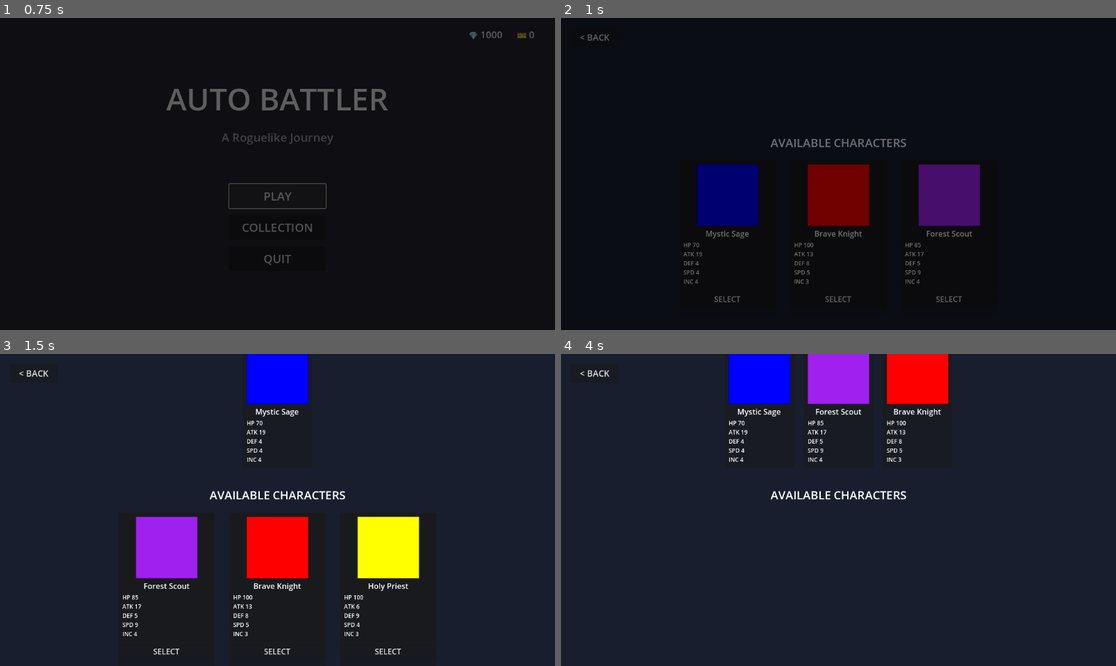
Above: before the commit, frames 1-4 (two rows, left to right).
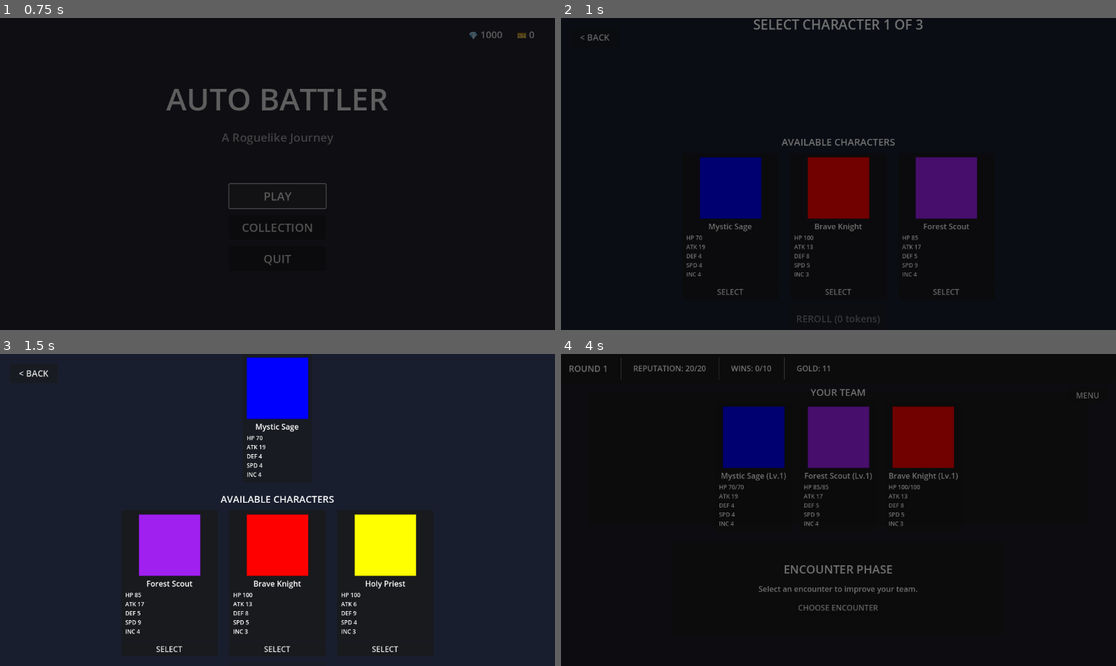
Above: after the commit, the same moments.

Repository: glenncj3/six-strong
Game: Godot game, scene res://scenes/main.tscn
Same seed, same stepped clock (60 frames per second), same inputs: the game is played once before the commit and once after it.
Inputs (mouse positions are in pixels of both pictures, inside the frame that each line leads up to):
- Up to frame 1 (0.75 s): click "PLAY" at 0.5 s
- Up to frame 2 (1 s): no input
- Up to frame 3 (1.5 s): click "SELECT" at 1.25 s
- Up to frame 4 (4 s): click "SELECT" at 2 s; click "SELECT" at 2.75 s; click (838, 650) at 3.5 s, where only the run after the commit has a clickable "START RUN"

Frame 1 is identical in both runs. In frame 2, 4.1% of the frame differs, in the area x 22-76%, y 0-98%; in frame 3, 4.0%; in frame 4, 97%, in the area x 0-100%, y 0-100%.

Commit message:
phase 4 post-debug

Diff:
--- a/auto-battle-journey/autoloads/run_manager.gd
+++ b/auto-battle-journey/autoloads/run_manager.gd
@@ -281,3 +281,48 @@
 func did_player_win() -> bool:
 	"""Check if player won (only valid if is_run_over() is true)."""
 	return wins >= GameConstants.WINS_FOR_VICTORY
+
+
+# =============================================================================
+# UTILITY METHODS
+# =============================================================================
+
+func get_phase_name() -> String:
+	"""Get current phase name for display."""
+	# Even rounds = encounter, odd rounds = combat
+	# Round 0 starts with encounter
+	var phase_index = current_round % 2
+	if phase_index == 0:
+		return "encounter"
+	else:
+		return "combat"
+
+
+func get_team_summary() -> Dictionary:
+	"""Get summary stats for the team."""
+	var summary = {
+		"total_health": 0,
+		"max_health": 0,
+		"average_level": 0.0,
+		"total_attack": 0
+	}
+
+	if team.is_empty():
+		return summary
+
+	for char_instance in team:
+		summary["total_health"] += char_instance.current_health
+		summary["max_health"] += char_instance.max_health
+		summary["average_level"] += char_instance.level
+		summary["total_attack"] += char_instance.basic_attack_damage
+
+	summary["average_level"] /= team.size()
+
+	return summary
+
+
+func get_character_by_index(index: int) -> CharacterInstance:
+	"""Get a team member by index (0-2)."""
+	if index >= 0 and index < team.size():
+		return team[index]
+	return null
--- a/auto-battle-journey/autoloads/scene_manager.gd
+++ b/auto-battle-journey/autoloads/scene_manager.gd
@@ -13,8 +13,8 @@
 	"collection": "res://scenes/ui/collection.tscn",
 	"character_details": "res://scenes/ui/character_details.tscn",
 	"draft": "res://scenes/ui/draft.tscn",
+	"run_view": "res://scenes/ui/run_view.tscn",
 	# Add more scenes as they're created
-	# "run_view": "res://scenes/ui/run_view.tscn",
 	# "combat": "res://scenes/ui/combat.tscn",
 	# "results": "res://scenes/ui/results.tscn",
 }
@@ -99,6 +99,11 @@
 	go_to("draft", fade)
 
 
+func go_to_run_view(fade: bool = true) -> void:
+	"""Convenience method: Go to run view screen."""
+	go_to("run_view", fade)
+
+
 # =============================================================================
 # STATE QUERIES
 # =============================================================================
--- a/auto-battle-journey/scenes/ui/draft.gd
+++ b/auto-battle-journey/scenes/ui/draft.gd
@@ -19,6 +19,11 @@
 
 
 func _ready() -> void:
+	# Debug: verify all node references
+	print("Draft: Node check - instruction_label: %s" % (instruction_label != null))
+	print("Draft: Node check - confirm_button: %s" % (confirm_button != null))
+	print("Draft: Node check - reroll_button: %s" % (reroll_button != null))
+
 	reroll_button.pressed.connect(_on_reroll_pressed)
 	confirm_button.pressed.connect(_on_confirm_pressed)
 	back_button.pressed.connect(_on_back_pressed)
@@ -216,7 +221,7 @@
 		selected_display.add_child(card)
 		card.setup(char_data, true)
 		card.set_clickable(false)
-		card.custom_minimum_size = Vector2(120, 180)
+		card.custom_minimum_size = Vector2(100, 160)
 
 
 func _update_instruction() -> void:
@@ -225,6 +230,7 @@
 		instruction_label.text = "SELECT CHARACTER %d OF %d" % [selection_count + 1, GameConstants.TEAM_SIZE]
 	else:
 		instruction_label.text = "TEAM COMPLETE - READY TO START"
+	print("Draft: Instruction updated to: %s" % instruction_label.text)
 
 
 func _regenerate_options() -> void:
@@ -234,11 +240,22 @@
 
 func _show_confirm_button() -> void:
 	"""Show the confirm button when team is complete."""
+	print("Draft: Showing confirm button (team complete)")
+
+	# Hide the options section entirely
+	var options_title = $MainContainer/OptionsTitle
+	if options_title:
+		options_title.visible = false
+	options_container.visible = false
+
+	# Hide reroll, show confirm
+	reroll_button.visible = false
 	confirm_button.visible = true
-	reroll_button.visible = false
-
-	# Clear options since we're done selecting
-	UIHelpers.clear_children(options_container)
+
+	# Make the confirm button expand to fill center
+	confirm_button.size_flags_horizontal = Control.SIZE_SHRINK_CENTER
+
+	print("Draft: confirm_button.visible = %s" % confirm_button.visible)
 
 
 func _on_reroll_pressed() -> void:
@@ -271,13 +288,15 @@
 	for char_data in drafted_characters:
 		char_ids.append(char_data.get("id", ""))
 
+	print("Draft: Character IDs: %s" % str(char_ids))
+
 	# Start run
 	RunManager.start_new_run(char_ids)
 
+	print("Draft: Run started, navigating to run_view...")
+
 	# Navigate to run view using SceneManager
-	print("Draft: Run started! (Would navigate to run_view here)")
-	# TODO: Will create run_view scene in Phase 5
-	SceneManager.go_to_main_menu()
+	SceneManager.go_to_run_view()
 
 
 func _on_back_pressed() -> void:
--- a/auto-battle-journey/scenes/ui/draft.tscn
+++ b/auto-battle-journey/scenes/ui/draft.tscn
@@ -28,24 +28,24 @@
 anchor_bottom = 1.0
 grow_horizontal = 2
 grow_vertical = 2
-theme_override_constants/separation = 20
+theme_override_constants/separation = 10
 
 [node name="TopSection" type="VBoxContainer" parent="MainContainer"]
 layout_mode = 2
-theme_override_constants/separation = 15
+theme_override_constants/separation = 10
 
 [node name="InstructionLabel" type="Label" parent="MainContainer/TopSection"]
 layout_mode = 2
-theme_override_font_sizes/font_size = 32
+theme_override_font_sizes/font_size = 28
 text = "SELECT CHARACTER 1 OF 3"
 horizontal_alignment = 1
 vertical_alignment = 1
 
 [node name="SelectedDisplay" type="HBoxContainer" parent="MainContainer/TopSection"]
-custom_minimum_size = Vector2(0, 200)
+custom_minimum_size = Vector2(0, 180)
 layout_mode = 2
 alignment = 1
-theme_override_constants/separation = 20
+theme_override_constants/separation = 16
 
 [node name="Spacer" type="Control" parent="MainContainer"]
 layout_mode = 2
@@ -53,21 +53,18 @@
 
 [node name="OptionsTitle" type="Label" parent="MainContainer"]
 layout_mode = 2
-theme_override_font_sizes/font_size = 24
+theme_override_font_sizes/font_size = 20
 text = "AVAILABLE CHARACTERS"
 horizontal_alignment = 1
 
 [node name="OptionsContainer" type="HBoxContainer" parent="MainContainer"]
-custom_minimum_size = Vector2(0, 320)
+custom_minimum_size = Vector2(0, 260)
 layout_mode = 2
 alignment = 1
-theme_override_constants/separation = 30
-
-[node name="Spacer2" type="Control" parent="MainContainer"]
-layout_mode = 2
-size_flags_vertical = 3
+theme_override_constants/separation = 24
 
 [node name="BottomButtons" type="HBoxContainer" parent="MainContainer"]
+custom_minimum_size = Vector2(0, 60)
 layout_mode = 2
 alignment = 1
 theme_override_constants/separation = 30
--- a/auto-battle-journey/scenes/ui/main_menu.gd
+++ b/auto-battle-journey/scenes/ui/main_menu.gd
@@ -50,8 +50,7 @@
 	if RunManager.has_active_run():
 		print("MainMenu: Resuming active run...")
 		RunManager.load_run_state()
-		# TODO: Navigate to run_view scene (Phase 5)
-		print("MainMenu: Would navigate to run_view here")
+		SceneManager.go_to("run_view")
 	else:
 		print("MainMenu: Starting new run (draft)...")
 		SceneManager.go_to_draft()
--- /dev/null
+++ b/auto-battle-journey/scenes/ui/run_view.gd
@@ -0,0 +1,265 @@
+extends Control
+# RunView - Main UI during an active run
+# Uses UIHelpers for common UI operations and GameConstants for magic numbers
+
+@onready var round_label = $TopBar/MarginContainer/HBoxContainer/RoundLabel
+@onready var reputation_label = $TopBar/MarginContainer/HBoxContainer/ReputationLabel
+@onready var wins_label = $TopBar/MarginContainer/HBoxContainer/WinsLabel
+@onready var gold_label = $TopBar/MarginContainer/HBoxContainer/GoldLabel
+
+@onready var team_container = $TeamPanel/MarginContainer/VBoxContainer/TeamContainer
+@onready var phase_label = $CenterPanel/MarginContainer/VBoxContainer/PhaseLabel
+@onready var phase_description = $CenterPanel/MarginContainer/VBoxContainer/PhaseDescription
+@onready var action_button = $CenterPanel/MarginContainer/VBoxContainer/ActionButton
+@onready var menu_button = $MenuButton
+
+# Preload scenes
+const CharacterCardScene = preload("res://scenes/components/character_card.tscn")
+
+# Phase tracking
+enum Phase { ENCOUNTER, COMBAT }
+var current_phase: Phase = Phase.ENCOUNTER
+
+
+func _ready() -> void:
+	print("RunView: Scene loaded, initializing...")
+
+	# Connect signals
+	RunManager.round_changed.connect(_on_round_changed)
+	RunManager.reputation_changed.connect(_on_reputation_changed)
+	RunManager.gold_changed.connect(_on_gold_changed)
+
+	action_button.pressed.connect(_on_action_button_pressed)
+	menu_button.pressed.connect(_on_menu_button_pressed)
+
+	# Initialize display
+	_update_all_displays()
+	_setup_phase()
+
+	print("RunView: Initialization complete")
+
+
+func _update_all_displays() -> void:
+	"""Update all UI elements with current run state."""
+	_update_top_bar()
+	_update_team_display()
+
+
+func _update_top_bar() -> void:
+	"""Update round, reputation, wins, gold display."""
+	var round_num = RunManager.get_round()
+	var rep = RunManager.get_reputation()
+	var wins = RunManager.get_wins()
+	var gold = RunManager.get_gold()
+
+	round_label.text = "ROUND %d" % (round_num + 1)  # Display as 1-indexed
+	reputation_label.text = "REPUTATION: %d/%d" % [rep, GameConstants.STARTING_REPUTATION]
+	wins_label.text = "WINS: %d/%d" % [wins, GameConstants.WINS_FOR_VICTORY]
+	gold_label.text = "GOLD: %d" % gold
+
+	# Color code reputation
+	if rep <= 5:
+		reputation_label.modulate = Color.RED
+	elif rep <= 10:
+		reputation_label.modulate = Color.YELLOW
+	else:
+		reputation_label.modulate = Color.WHITE
+
+
+func _update_team_display() -> void:
+	"""Display all team members."""
+	# Clear existing cards using UIHelpers
+	UIHelpers.clear_children(team_container)
+
+	# Add card for each team member
+	var team = RunManager.get_team()
+	for char_instance in team:
+		var card = CharacterCardScene.instantiate()
+		team_container.add_child(card)
+
+		# Create temporary character data for display
+		var display_data = {
+			"id": char_instance.base_character_id,
+			"rank": 1,  # Not relevant for runtime display
+			"experience": char_instance.experience,
+			"equipped_items": char_instance.equipped_items
+		}
+
+		card.setup(display_data, false)  # Don't calculate with items (already in stats)
+		card.set_clickable(false)
+
+		# Manually update stats from instance
+		_update_card_with_runtime_stats(card, char_instance)
+
+
+func _update_card_with_runtime_stats(card: Node, char_instance: CharacterInstance) -> void:
+	"""Manually set card stats from CharacterInstance using runtime stats."""
+	# Access the stat labels in the card
+	var stats_container = card.get_node("MarginContainer/VBoxContainer/StatsContainer")
+
+	# Update health to show current/max
+	stats_container.get_node("HealthLabel").text = "HP %d/%d" % [char_instance.current_health, char_instance.max_health]
+	stats_container.get_node("AttackLabel").text = UIHelpers.format_stat(GameConstants.STAT_ATTACK, char_instance.stats.get(GameConstants.STAT_ATTACK, 0))
+	stats_container.get_node("DefenseLabel").text = UIHelpers.format_stat(GameConstants.STAT_DEFENSE, char_instance.stats.get(GameConstants.STAT_DEFENSE, 0))
+	stats_container.get_node("SpeedLabel").text = UIHelpers.format_stat(GameConstants.STAT_SPEED, char_instance.stats.get(GameConstants.STAT_SPEED, 0))
+	stats_container.get_node("IncomeLabel").text = UIHelpers.format_stat(GameConstants.STAT_INCOME, char_instance.stats.get(GameConstants.STAT_INCOME, 0))
+
+	# Show level in name
+	var name_label = card.get_node("MarginContainer/VBoxContainer/NameLabel")
+	name_label.text = "%s (Lv.%d)" % [char_instance.get_character_name(), char_instance.level]
+
+
+func _setup_phase() -> void:
+	"""Setup UI for current phase."""
+	match current_phase:
+		Phase.ENCOUNTER:
+			phase_label.text = "ENCOUNTER PHASE"
+			phase_description.text = "Select an encounter to improve your team."
+			action_button.text = "CHOOSE ENCOUNTER"
+		Phase.COMBAT:
+			phase_label.text = "COMBAT PHASE"
+			phase_description.text = "Select a battle to fight."
+			action_button.text = "CHOOSE COMBAT"
+
+
+func _on_action_button_pressed() -> void:
+	"""Handle phase action button."""
+	match current_phase:
+		Phase.ENCOUNTER:
+			_start_encounter_phase()
+		Phase.COMBAT:
+			_start_combat_phase()
+
+
+func _start_encounter_phase() -> void:
+	"""Navigate to encounter selection."""
+	print("RunView: Starting encounter phase...")
+	# TODO: Navigate to encounter_select scene (Phase 5)
+	print("RunView: Would navigate to encounter_select here")
+
+	# For now, simulate completing encounter
+	_simulate_encounter_completion()
+
+
+func _start_combat_phase() -> void:
+	"""Navigate to combat selection."""
+	print("RunView: Starting combat phase...")
+	# TODO: Navigate to combat_select scene (Phase 6)
+	print("RunView: Would navigate to combat_select here")
+
+	# For now, simulate completing combat
+	_simulate_combat_completion()
+
+
+func _simulate_encounter_completion() -> void:
+	"""Temporary: Simulate completing an encounter."""
+	print("RunView: Simulating encounter completion...")
+
+	# Award some XP and gold
+	var team = RunManager.get_team()
+	if team.size() > 0:
+		team[0].add_experience(30)
+	RunManager.add_gold(10)
+
+	# Save state
+	RunManager.save_run_state()
+
+	# Move to combat phase
+	current_phase = Phase.COMBAT
+	_setup_phase()
+	_update_all_displays()
+
+
+func _simulate_combat_completion() -> void:
+	"""Temporary: Simulate completing combat."""
+	print("RunView: Simulating combat completion...")
+
+	# For now, always win
+	RunManager.add_win()
+
+	# Save state
+	RunManager.save_run_state()
+
+	# Advance round
+	RunManager.advance_round()
+
+	# Check if run is over
+	if RunManager.is_run_over():
+		_end_run()
+		return
+
+	# Move to next encounter phase
+	current_phase = Phase.ENCOUNTER
+	_setup_phase()
+	_update_all_displays()
+
+
+func _end_run() -> void:
+	"""Run is over, show results."""
+	print("RunView: Run is over!")
+
+	var victory = RunManager.did_player_win()
+
+	# TODO: Navigate to run_results scene (Phase 7)
+	print("RunView: Would navigate to run_results here (Victory: %s)" % victory)
+
+	# For now, end run and return to main menu
+	RunManager.end_run(victory)
+	SceneManager.go_to_main_menu()
+
+
+func _on_menu_button_pressed() -> void:
+	"""Open pause menu."""
+	# TODO: Create pause menu with forfeit option
+	print("RunView: Menu button pressed (pause menu not implemented)")
+
+
+func _on_round_changed(_new_round: int) -> void:
+	"""Handle round change signal."""
+	_update_top_bar()
+
+
+func _on_reputation_changed(_new_reputation: int) -> void:
+	"""Handle reputation change signal."""
+	_update_top_bar()
+
+
+func _on_gold_changed(_new_gold: int) -> void:
+	"""Handle gold change signal."""
+	_update_top_bar()
+
+
+# =============================================================================
+# DEBUG CONTROLS
+# =============================================================================
+# Debug Keys:
+# - E: Complete encounter phase
+# - C: Complete combat phase
+# - G: Add 50 gold
+# - X: Add 50 XP to first character
+# - L: Lose 5 reputation
+
+func _input(event: InputEvent) -> void:
+	"""Debug controls for testing."""
+	if event is InputEventKey and event.pressed:
+		match event.keycode:
+			KEY_E:  # Complete encounter phase
+				if current_phase == Phase.ENCOUNTER:
+					print("RunView: [DEBUG] Completing encounter phase")
+					_simulate_encounter_completion()
+			KEY_C:  # Complete combat phase
+				if current_phase == Phase.COMBAT:
+					print("RunView: [DEBUG] Completing combat phase")
+					_simulate_combat_completion()
+			KEY_G:  # Add gold
+				print("RunView: [DEBUG] Adding 50 gold")
+				RunManager.add_gold(50)
+			KEY_X:  # Add XP to first character
+				var team = RunManager.get_team()
+				if team.size() > 0:
+					print("RunView: [DEBUG] Adding 50 XP to first character")
+					team[0].add_experience(50)
+					_update_team_display()
+			KEY_L:  # Lose reputation
+				print("RunView: [DEBUG] Losing 5 reputation")
+				RunManager.lose_reputation(5)
--- /dev/null
+++ b/auto-battle-journey/scenes/ui/run_view.tscn
@@ -0,0 +1,167 @@
+[gd_scene load_steps=2 format=3 uid="uid://drunview1scene"]
+
+[ext_resource type="Script" path="res://scenes/ui/run_view.gd" id="1_script"]
+
+[node name="RunView" type="Control"]
+layout_mode = 3
+anchors_preset = 15
+anchor_right = 1.0
+anchor_bottom = 1.0
+grow_horizontal = 2
+grow_vertical = 2
+script = ExtResource("1_script")
+
+[node name="Background" type="ColorRect" parent="."]
+layout_mode = 1
+anchors_preset = 15
+anchor_right = 1.0
+anchor_bottom = 1.0
+grow_horizontal = 2
+grow_vertical = 2
+color = Color(0.12, 0.12, 0.15, 1)
+
+[node name="TopBar" type="Panel" parent="."]
+layout_mode = 1
+anchors_preset = 10
+anchor_right = 1.0
+offset_bottom = 60.0
+grow_horizontal = 2
+
+[node name="MarginContainer" type="MarginContainer" parent="TopBar"]
+layout_mode = 1
+anchors_preset = 15
+anchor_right = 1.0
+anchor_bottom = 1.0
+grow_horizontal = 2
+grow_vertical = 2
+theme_override_constants/margin_left = 16
+theme_override_constants/margin_top = 8
+theme_override_constants/margin_right = 16
+theme_override_constants/margin_bottom = 8
+
+[node name="HBoxContainer" type="HBoxContainer" parent="TopBar/MarginContainer"]
+layout_mode = 2
+theme_override_constants/separation = 24
+
+[node name="RoundLabel" type="Label" parent="TopBar/MarginContainer/HBoxContainer"]
+layout_mode = 2
+theme_override_font_sizes/font_size = 18
+text = "ROUND 1"
+
+[node name="VSeparator" type="VSeparator" parent="TopBar/MarginContainer/HBoxContainer"]
+layout_mode = 2
+
+[node name="ReputationLabel" type="Label" parent="TopBar/MarginContainer/HBoxContainer"]
+layout_mode = 2
+theme_override_font_sizes/font_size = 16
+text = "REPUTATION: 20/20"
+
+[node name="VSeparator2" type="VSeparator" parent="TopBar/MarginContainer/HBoxContainer"]
+layout_mode = 2
+
+[node name="WinsLabel" type="Label" parent="TopBar/MarginContainer/HBoxContainer"]
+layout_mode = 2
+theme_override_font_sizes/font_size = 16
+text = "WINS: 0/10"
+
+[node name="VSeparator3" type="VSeparator" parent="TopBar/MarginContainer/HBoxContainer"]
+layout_mode = 2
+
+[node name="GoldLabel" type="Label" parent="TopBar/MarginContainer/HBoxContainer"]
+layout_mode = 2
+theme_override_font_sizes/font_size = 16
+text = "GOLD: 9"
+
+[node name="TeamPanel" type="Panel" parent="."]
+layout_mode = 1
+anchors_preset = -1
+anchor_left = 0.05
+anchor_top = 0.12
+anchor_right = 0.95
+anchor_bottom = 0.55
+grow_horizontal = 2
+grow_vertical = 2
+
+[node name="MarginContainer" type="MarginContainer" parent="TeamPanel"]
+layout_mode = 1
+anchors_preset = 15
+anchor_right = 1.0
+anchor_bottom = 1.0
+grow_horizontal = 2
+grow_vertical = 2
+theme_override_constants/margin_left = 16
+theme_override_constants/margin_top = 8
+theme_override_constants/margin_right = 16
+theme_override_constants/margin_bottom = 8
+
+[node name="VBoxContainer" type="VBoxContainer" parent="TeamPanel/MarginContainer"]
+layout_mode = 2
+theme_override_constants/separation = 8
+
+[node name="TeamTitle" type="Label" parent="TeamPanel/MarginContainer/VBoxContainer"]
+layout_mode = 2
+theme_override_font_sizes/font_size = 20
+text = "YOUR TEAM"
+horizontal_alignment = 1
+
+[node name="TeamContainer" type="HBoxContainer" parent="TeamPanel/MarginContainer/VBoxContainer"]
+layout_mode = 2
+size_flags_vertical = 3
+theme_override_constants/separation = 16
+alignment = 1
+
+[node name="CenterPanel" type="Panel" parent="."]
+layout_mode = 1
+anchors_preset = -1
+anchor_left = 0.2
+anchor_top = 0.6
+anchor_right = 0.8
+anchor_bottom = 0.9
+grow_horizontal = 2
+grow_vertical = 2
+
+[node name="MarginContainer" type="MarginContainer" parent="CenterPanel"]
+layout_mode = 1
+anchors_preset = 15
+anchor_right = 1.0
+anchor_bottom = 1.0
+grow_horizontal = 2
+grow_vertical = 2
+theme_override_constants/margin_left = 16
+theme_override_constants/margin_top = 16
+theme_override_constants/margin_right = 16
+theme_override_constants/margin_bottom = 16
+
+[node name="VBoxContainer" type="VBoxContainer" parent="CenterPanel/MarginContainer"]
+layout_mode = 2
+theme_override_constants/separation = 12
+alignment = 1
+
+[node name="PhaseLabel" type="Label" parent="CenterPanel/MarginContainer/VBoxContainer"]
+layout_mode = 2
+theme_override_font_sizes/font_size = 24
+text = "ENCOUNTER PHASE"
+horizontal_alignment = 1
+
+[node name="PhaseDescription" type="Label" parent="CenterPanel/MarginContainer/VBoxContainer"]
+layout_mode = 2
+text = "Select an encounter to improve your team."
+horizontal_alignment = 1
+autowrap_mode = 2
+
+[node name="ActionButton" type="Button" parent="CenterPanel/MarginContainer/VBoxContainer"]
+layout_mode = 2
+size_flags_horizontal = 4
+text = "CHOOSE ENCOUNTER"
+
+[node name="MenuButton" type="Button" parent="."]
+layout_mode = 1
+anchors_preset = 1
+anchor_left = 1.0
+anchor_right = 1.0
+offset_left = -100.0
+offset_top = 70.0
+offset_right = -16.0
+offset_bottom = 100.0
+grow_horizontal = 0
+text = "MENU"
--- /dev/null
+++ b/auto-battle-journey/scripts/data_classes/item_instance.gd
@@ -0,0 +1,62 @@
+class_name ItemInstance
+extends RefCounted
+# ItemInstance - Runtime representation of an item
+
+var item_id: String = ""
+var name: String = ""
+var description: String = ""
+var image_path: String = ""
+var stat_modifiers: Dictionary = {}
+var slot: String = ""  # For regular items, not upgrades
+
+
+func _init(item_data_id: String, is_upgrade: bool = false) -> void:
+	"""
+	Initialize from item or item upgrade data.
+
+	Args:
+		item_data_id: Item or item upgrade ID from GameData
+		is_upgrade: True if this is an item upgrade, false for regular item
+	"""
+	item_id = item_data_id
+
+	var item_data: Dictionary
+	if is_upgrade:
+		item_data = GameData.get_item_upgrade_by_id(item_id)
+	else:
+		item_data = GameData.get_item_by_id(item_id)
+
+	if item_data.is_empty():
+		push_error("ItemInstance: Item data not found: %s" % item_id)
+		return
+
+	name = item_data.get("name", "Unknown Item")
+	description = item_data.get("description", "")
+	image_path = item_data.get("image_path", "")
+
+	if item_data.has("stat_modifiers"):
+		stat_modifiers = item_data["stat_modifiers"].duplicate()
+
+	if item_data.has("slot"):
+		slot = item_data["slot"]
+	elif item_data.has("replaces_slot"):
+		slot = item_data["replaces_slot"]
+
+
+func to_dict() -> Dictionary:
+	"""Serialize for saving."""
+	return {
+		"item_id": item_id,
+		"name": name,
+		"description": description,
+		"image_path": image_path,
+		"stat_modifiers": stat_modifiers,
+		"slot": slot
+	}
+
+
+static func from_dict(data: Dictionary) -> ItemInstance:
+	"""Deserialize from save data."""
+	var instance = ItemInstance.new(data.get("item_id", ""))
+	# Data is already populated from GameData, but restore any runtime changes if needed
+	return instance
--- /dev/null
+++ b/auto-battle-journey/scripts/data_classes/skill_instance.gd
@@ -0,0 +1,63 @@
+class_name SkillInstance
+extends RefCounted
+# SkillInstance - Runtime representation of a skill
+# Uses StatCalculator for stat modifications (data-driven approach)
+
+var skill_id: String = ""
+var name: String = ""
+var description: String = ""
+var image_path: String = ""
+var effects: Array = []
+
+
+func _init(skill_data_id: String) -> void:
+	"""Initialize from skill data."""
+	skill_id = skill_data_id
+
+	var skill_data = GameData.get_skill_by_id(skill_id)
+	if skill_data.is_empty():
+		push_error("SkillInstance: Skill data not found: %s" % skill_id)
+		return
+
+	name = skill_data.get("name", "Unknown Skill")
+	description = skill_data.get("description", "")
+	image_path = skill_data.get("image_path", "")
+
+	if skill_data.has("effects"):
+		effects = skill_data["effects"].duplicate(true)
+
+
+func apply_to_character(char_instance: CharacterInstance) -> void:
+	"""Apply this skill's effects to a character using StatCalculator."""
+	for effect in effects:
+		var effect_type = effect.get("type", "stat_add")
+		var stat = effect.get("stat", "")
+		var value = effect.get("value", 0)
+
+		match effect_type:
+			"stat_add":
+				# Use StatCalculator for data-driven stat modification
+				StatCalculator.apply_modifier(char_instance.stats, stat, value, false)
+			"stat_multiply":
+				StatCalculator.apply_modifier(char_instance.stats, stat, value, true)
+
+	# Sync max_health if health was modified
+	if char_instance.stats.has(GameConstants.STAT_HEALTH):
+		char_instance.current_health = mini(char_instance.current_health, char_instance.max_health)
+
+
+func to_dict() -> Dictionary:
+	"""Serialize for saving."""
+	return {
+		"skill_id": skill_id,
+		"name": name,
+		"description": description,
+		"image_path": image_path,
+		"effects": effects
+	}
+
+
+static func from_dict(data: Dictionary) -> SkillInstance:
+	"""Deserialize from save data."""
+	var instance = SkillInstance.new(data.get("skill_id", ""))
+	return instance
Not shown, added: auto-battle-journey/scenes/ui/run_view.gd.uid
Not shown, added: auto-battle-journey/scripts/data_classes/item_instance.gd.uid
Not shown, added: auto-battle-journey/scripts/data_classes/skill_instance.gd.uid
